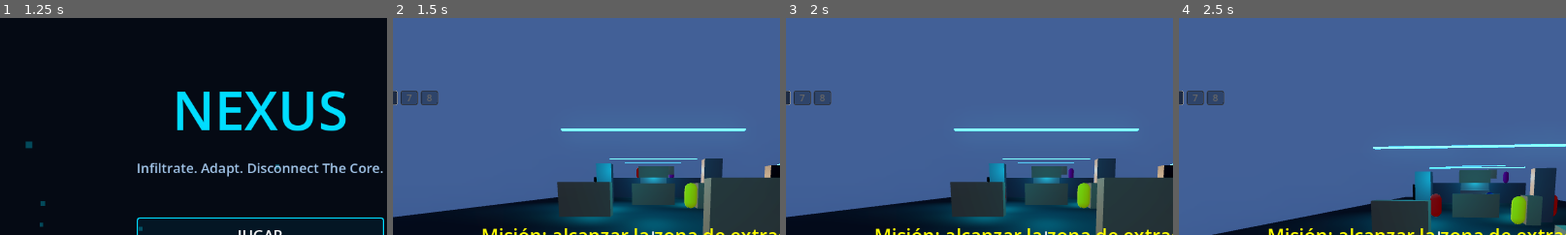
Above: before the commit, frames 1-4 (left to right).
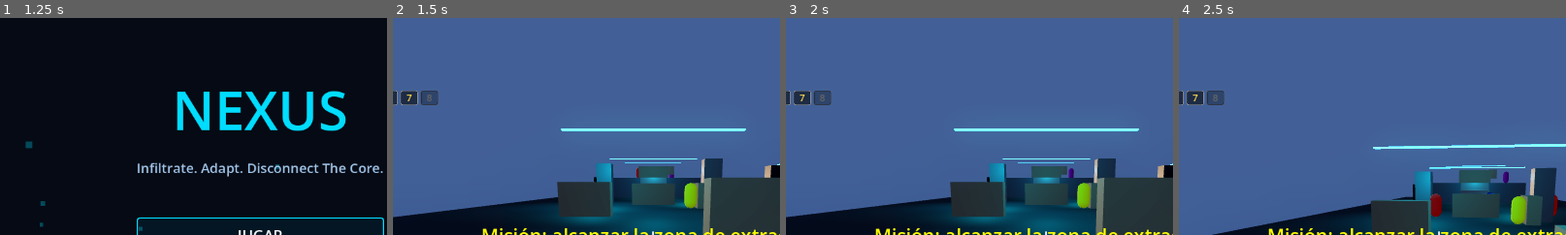
Above: after the commit, the same moments.

Repository: kilder16/NEXUS
Game: Godot game, scene res://scenes/ui/main_menu.tscn
Same seed, same stepped clock (60 frames per second), same inputs: the game is played once before the commit and once after it.
Inputs (mouse positions are % of the whole screen's width and height, from its top left):
- Up to frame 1 (1.25 s): tap Enter at 0.5 s; move the mouse to (72, 45) at 0.52 s; hold Right from 0.53 s (still down); tap Q at 0.6 s; click (72, 45) at 0.67 s; tap Space at 0.77 s
- Up to frame 2 (1.5 s): release Right at 1.25 s; click "JUGAR" at 1.25 s
- Up to frame 3 (2 s): no input
- Up to frame 4 (2.5 s): tap Space at 2, 2.27 s; move the mouse to (45, 50) at 2.02 s; hold Up from 2.03 s (still down); tap E at 2.1 s
The pictures show only the part of the screen within x 16-66%, y 0-50%; the shares and areas given below are measured in that part.

Frame 1 is identical in both runs. In frame 2, 0.3% of the frame differs, in the area x 2-7%, y 33-41%; in frame 3, 0.3%; in frame 4, 0.3%.

Commit message:
feat(weapons): hacha (slot 7) — segundo arma melee
Slot 7 = "Hacha": daño 12, rango 2.5u, cooldown 0.8s (pesado). Reusa
do_melee_swing y el VFX melee_slash.tscn de Feature 3.1 vía color rojo
(Color(1, 0.2, 0.2)).

chop.wav generado procedural en AudioManager: tonal grave 180→90 Hz +
noise crash mid, 180ms con soft-clip. Diferenciado claramente del stab
del cuchillo (más pesado, más largo).

Co-Authored-By: Claude Opus 4.7 (1M context) <noreply@anthropic.com>

Diff:
--- a/scripts/player/player.gd
+++ b/scripts/player/player.gd
@@ -91,6 +91,12 @@
 	knife.sfx_name = "stab"
 	knife.vfx_color = Color(1, 1, 1, 1)
 	weapons.append(knife)
+	# Slot 7: Hacha. Pesada (0.8s), daño 12, rango 2.5u. Mata casi todo de
+	# un golpe pero el cooldown impide spamear.
+	var axe: Weapon = Weapon.new("Hacha", 12, 0.8, 2.5, 0.0, 1, -1, "melee_swing")
+	axe.sfx_name = "chop"
+	axe.vfx_color = Color(1.0, 0.2, 0.2, 1)
+	weapons.append(axe)
 
 func _input(event):
 	if event.is_action_pressed("ui_cancel"):
--- a/scripts/systems/audio_manager.gd
+++ b/scripts/systems/audio_manager.gd
@@ -71,6 +71,7 @@
 	_sfx_streams["empty_click"] = _ensure_stream(SFX_DIR + "empty_click.wav", _gen_empty_click)
 	_sfx_streams["explosion"] = _ensure_stream(SFX_DIR + "explosion.wav", _gen_explosion)
 	_sfx_streams["stab"] = _ensure_stream(SFX_DIR + "stab.wav", _gen_stab)
+	_sfx_streams["chop"] = _ensure_stream(SFX_DIR + "chop.wav", _gen_chop)
 	_music_streams["menu_music"] = _ensure_stream(MUSIC_DIR + "menu_music.wav", _gen_menu_music, true)
 
 func _ensure_stream(path: String, generator: Callable, is_music: bool = false) -> AudioStreamWAV:
@@ -309,6 +310,27 @@
 		_write_sample(data, i, s * 0.9)
 	return _build_stream(data, sr)
 
+func _gen_chop() -> AudioStreamWAV:
+	# "Thunk" grave: tonal sub que cae (180→90 Hz) + noise crash mid. Más
+	# pesado y largo que el stab para vender el arma pesada (hacha).
+	var sr := 44100
+	var dur := 0.18
+	var n := int(sr * dur)
+	var data := PackedByteArray()
+	data.resize(n * 2)
+	var phase: float = 0.0
+	for i in range(n):
+		var t: float = float(i) / sr
+		var freq: float = lerp(180.0, 90.0, t / dur)
+		phase += TAU * freq / sr
+		var tonal: float = sin(phase) * _env_ad(t, 0.003, 0.120)
+		var noise: float = _rng.randf_range(-1.0, 1.0)
+		var noise_env: float = _env_ad(t, 0.001, 0.060)
+		var s: float = tonal * 0.7 + noise * noise_env * 0.45
+		s = _soft_clip(s, 0.75)
+		_write_sample(data, i, s * 0.9)
+	return _build_stream(data, sr)
+
 func _gen_stab() -> AudioStreamWAV:
 	# "Schk" seco corto: noise burst + un breve transient mid-high.
 	# Pensado para cuchillo. Decay rápido para no enmascarar el siguiente swing.
